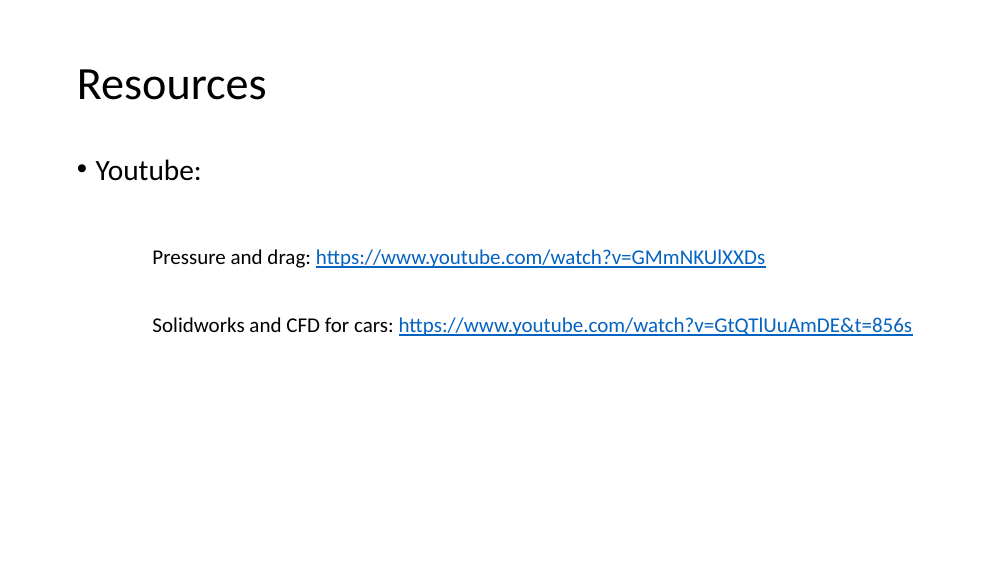
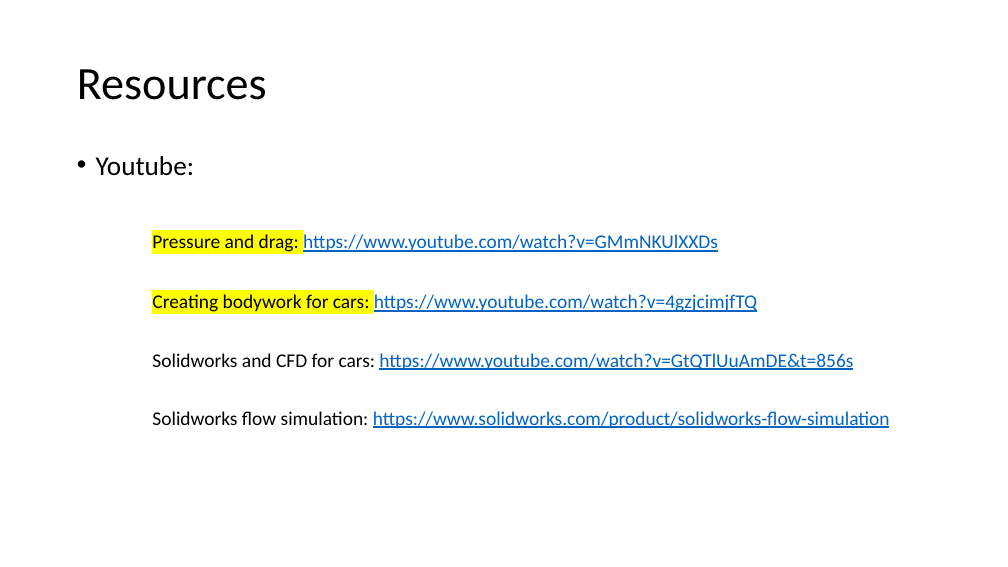
Before and after one commit to meisben/solidworks_cfd_examples, a slide deck: slide 2 of powerpoint/intro.pptx. Drawn at 1008x567 pixels with LibreOffice and Linux fonts; fonts in the diff are those of the drawing. Boxes give left, top, right and bottom in pixels: in the first picture for what was removed or moved away, otherwise in the second. Text is boxed around its words. In the diff, an @@ line names an element or a change of style, - is before the commit and + after.

```diff
--- a/powerpoint/intro.pptx
+++ b/powerpoint/intro.pptx
@@ text at (x1=96, y1=156, x2=853, y2=370): size 28 to 25.9 pt in "Youtube:"; size 20 to 18.5 pt in "Pressure and drag: https://www.youtube.com/watch?v=GMmNKUlXX ...", "Solidworks and CFD for cars: https://www.youtube.com/watch?v ..."; highlight none to #FFFF00 in "Pressure and drag:"; line spacing 0.9 to 0.8 @@
@@ text at (x1=152, y1=294, x2=757, y2=312): paragraph added @@
+Creating bodywork for cars: https://www.youtube.com/watch?v=4gzjcimjfTQ
@@ text at (x1=152, y1=411, x2=890, y2=428): paragraph added @@
+Solidworks flow simulation: https://www.solidworks.com/product/solidworks-flow-simulation
```
Also in this commit, not shown: 5 other slides changed, 1 slide removed.
